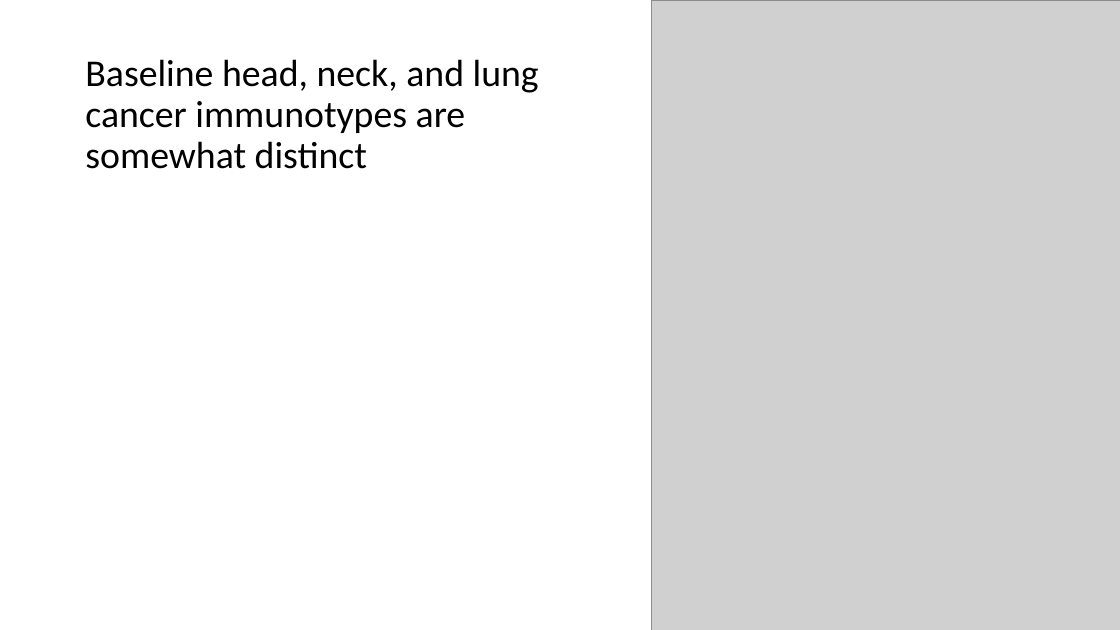
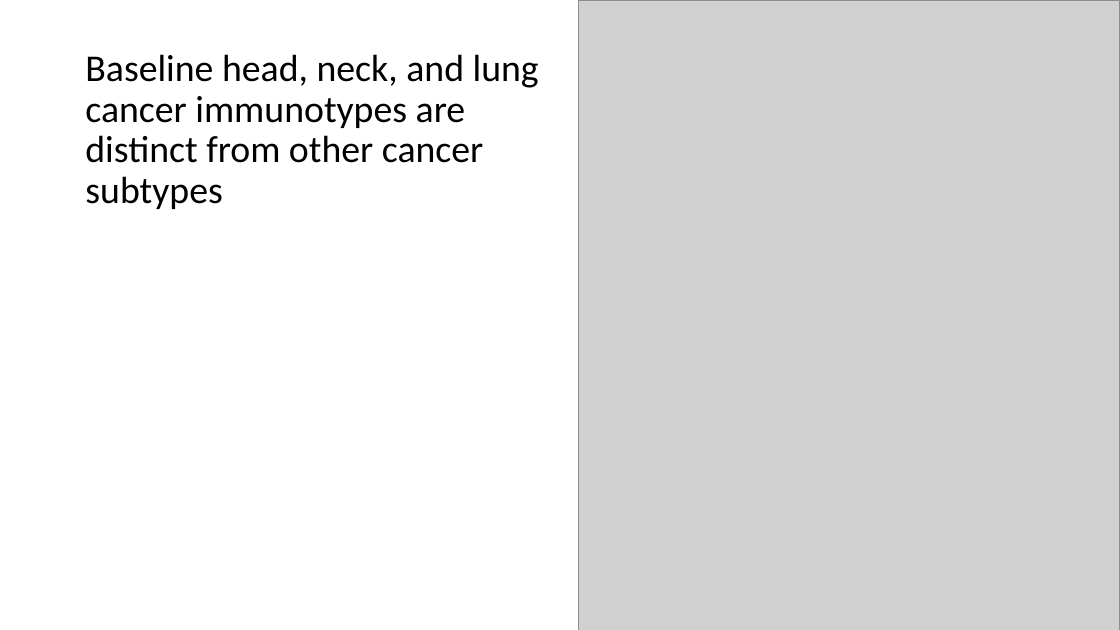
Before and after one commit to tybottorff/bottorffdocs, a slide deck: slide 5 of presentations/NCI_talks/2024_10_23.pptx (slide 4 before the commit). Drawn at 1120x630 pixels with LibreOffice and Linux fonts; fonts in the diff are those of the drawing; grey boxes stand for pictures. Boxes give left, top, right and bottom in pixels: in the first picture for what was removed or moved away, otherwise in the second. Text is boxed around its words. In the diff, an @@ line names an element or a change of style, - is before the commit and + after.

```diff
--- a/presentations/NCI_talks/2024_10_23.pptx
+++ b/presentations/NCI_talks/2024_10_23.pptx
@@ picture: place and size @@
-picture at [652, 0, 1120, 630]
+picture at [578, 0, 1120, 630]
@@ title at [85, 54, 539, 209]: text changed @@
-Baseline head, neck, and lung cancer immunotypes are somewhat distinct
+Baseline head, neck, and lung cancer immunotypes are distinct from other cancer subtypes
```
Also in this commit, not shown: 5 other slides changed, 2 slides added.
